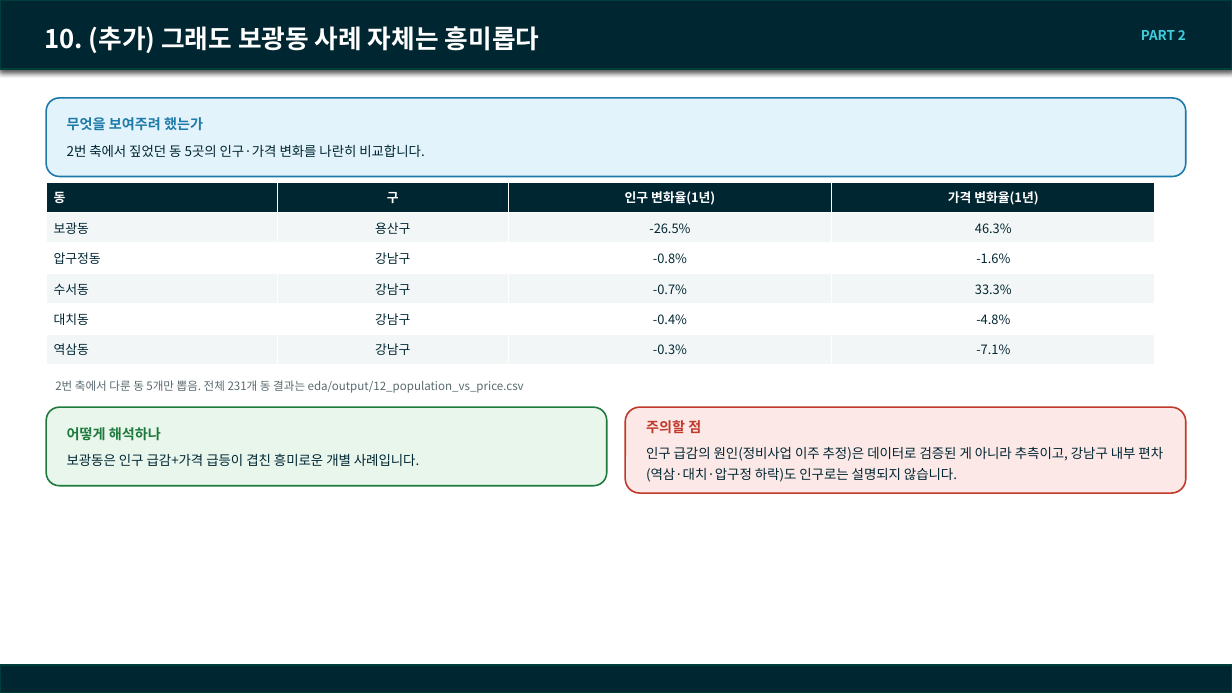
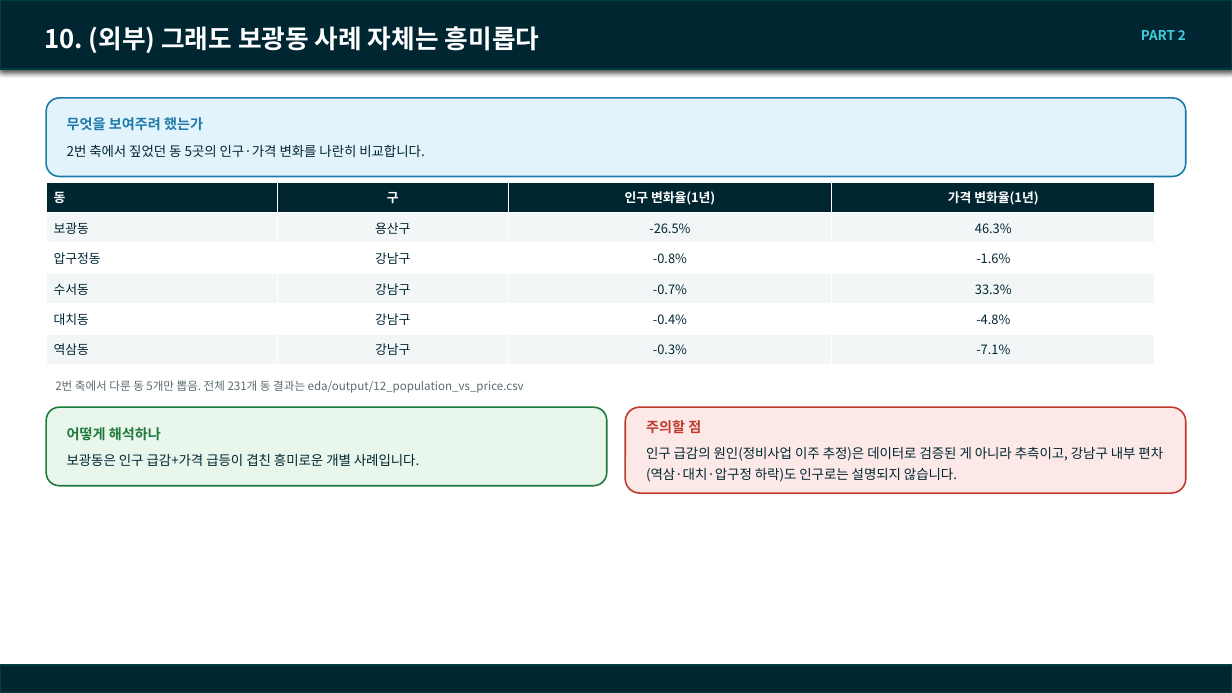
Before and after one commit to SunooJ-KR/Boomingup, a slide deck: slide 21 of eda/docs/260916_team_meeting.pptx. Drawn at 1232x693 pixels with LibreOffice and Linux fonts; fonts in the diff are those of the drawing; background and template pictures are left out. Boxes give left, top, right and bottom in pixels: in the first picture for what was removed or moved away, otherwise in the second. Text is boxed around its words. In the diff, an @@ line names an element or a change of style, - is before the commit and + after.

Commit message:
docs(eda): "(추가)" 라벨 제거, 외부데이터만 "(외부)"로 명시
08~09번(이벤트 반대 반응 동, 동 클러스터링)은 팀 데이터베이스로 분석한
최종 결과라 "(추가)" 라벨을 뗐다. 10번(인구·세대수)만 실제로 외부
공공데이터를 썼으므로 "(외부)"로 명확히 구분했다. 목차 슬라이드도
"08~10"으로 뭉뚱그리지 않고 08/09/10을 각각 표시하도록 고쳤다.

```diff
--- a/eda/docs/260916_team_meeting.pptx
+++ b/eda/docs/260916_team_meeting.pptx
@@ title at <box>44,26,540,53</box>: text changed @@
-10. (추가) 그래도 보광동 사례 자체는 흥미롭다
+10. (외부) 그래도 보광동 사례 자체는 흥미롭다
```
Also in this commit, not shown: 5 other slides changed, 1 other file.
